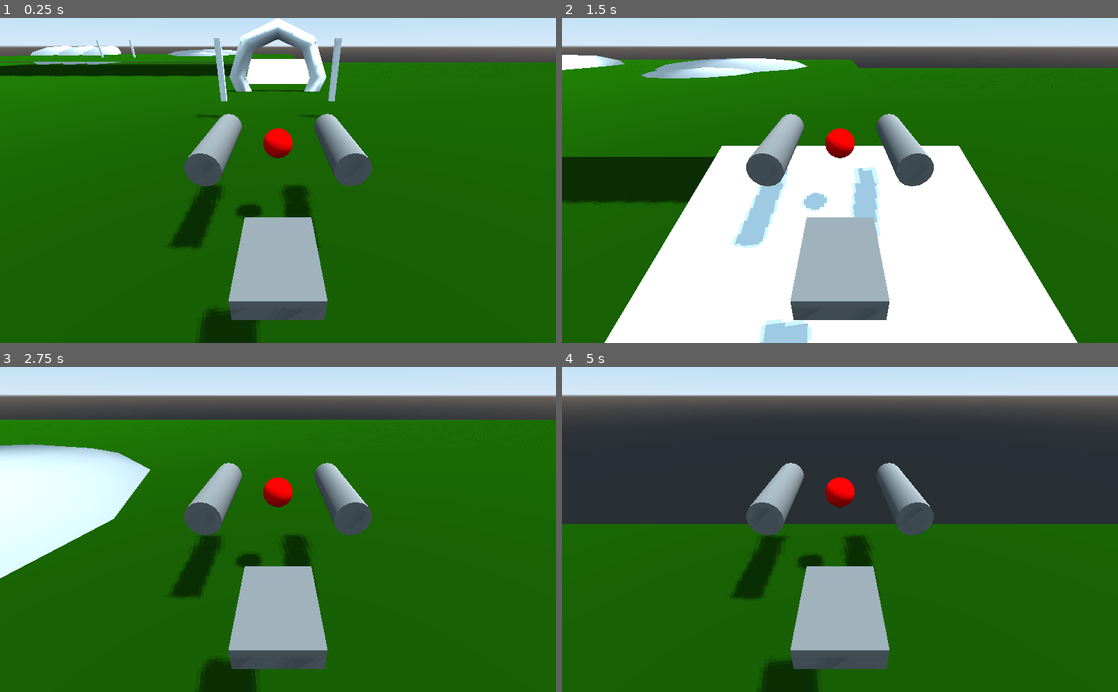
Above: before the commit, frames 1-4 (two rows, left to right).
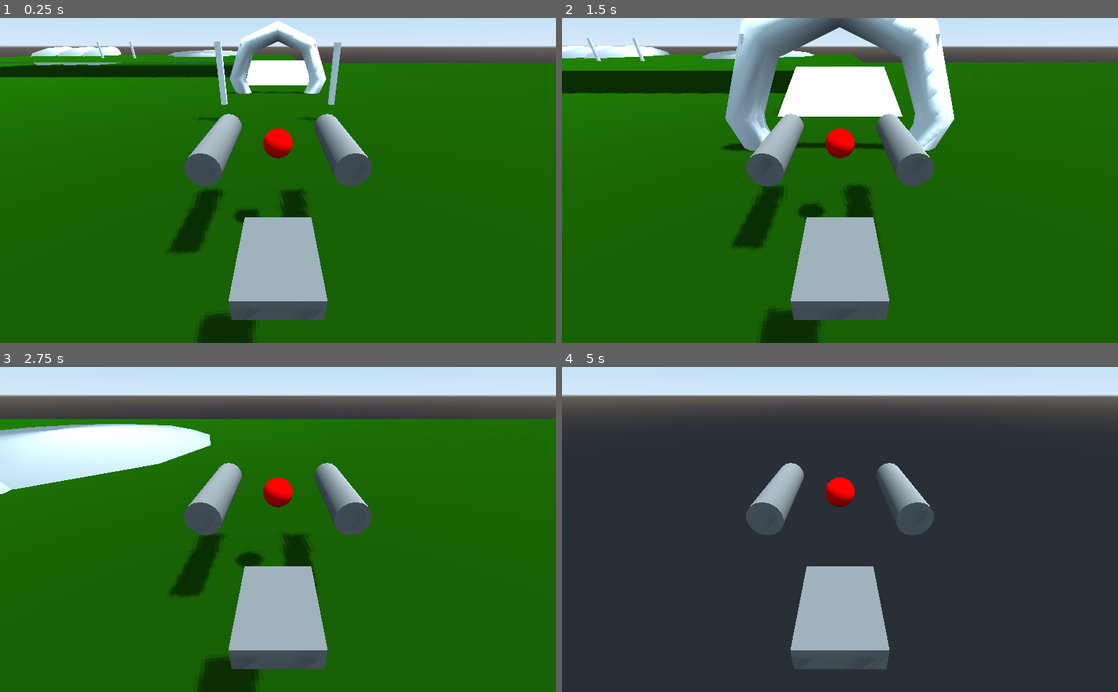
Above: after the commit, the same moments.

Repository: gamkedo-la/aero-junkers
Game: Godot game, scene res://Scenes/Main.tscn
The game is run twice, just before and just after one commit, with the same random seed, the same clock (stepped at 60 frames per second) and the same inputs.
Inputs (mouse positions are in pixels of both pictures, inside the frame that each line leads up to):
- Up to frame 1 (0.25 s): no input
- Up to frame 2 (1.5 s): move the mouse to (867, 180) at 0.52 s; press the mouse at (867, 180) at 0.53 s; hold W (accelerate) from 0.53 s (still down); move the mouse to (812, 180) at 1.27 s; release the mouse at (812, 180) at 1.28 s; click (812, 180) at 1.35 s
- Up to frame 3 (2.75 s): keep holding W (accelerate); move the mouse to (289, 523) at 2.02 s; press the mouse at (289, 523) at 2.03 s
- Up to frame 4 (5 s): keep holding W (accelerate); move the mouse to (834, 536) at 2.77 s; release the mouse at (834, 536) at 2.78 s; click (834, 536) at 2.85 s; move the mouse to (878, 532) at 3.52 s; press the mouse at (878, 532) at 3.53 s; move the mouse to (795, 526) at 4.27 s; release the mouse at (795, 526) at 4.28 s; click (795, 526) at 4.35 s

The runs differ from the first frame. In frame 1, 2.0% of the frame differs, in the area x 0-100%, y 0-100%; in frame 2, 51%; in frame 3, 9.2%; in frame 4, 47%.

Commit message:
added gradual acceleration and deceleration

Diff:
--- a/Scripts/aerojunker.gd
+++ b/Scripts/aerojunker.gd
@@ -1,47 +1,44 @@
 extends KinematicBody
 
-var speed = 3000 #units/second
-var altitude_adjust_speed = 30 #units/second
+var max_speed = 4000 #units/second
+var altitude_adjust_speed = 5 #units/second
+var acceleration = Vector3.ZERO
+var acceleration_direction = 0
 var velocity = Vector3.ZERO
 var target_altitude = Vector3.UP * 3
-
-var l_engine_height = 0
 
 func _ready():
 	if not CheckpointSingleton.is_connected("checkpoint_reached", self, "_player_reached_checkpoint"):
 		assert(CheckpointSingleton.connect("checkpoint_reached", self, "_player_reached_checkpoint") == OK)
-	pass
 
 func _physics_process(delta):
-	velocity = Vector3.ZERO
+
 	get_input(delta)
+	apply_acceleration(delta)
+
+	#change velocity from global to local orientation
+	velocity = global_transform.basis.orthonormalized().xform(velocity)
+
+	move_and_slide(velocity, Vector3.UP)
 	moveToTargetAltitude(delta)
-	velocity = move_and_slide(velocity, Vector3.UP)
-
-func _process(_delta):
-	pass
 
 func get_input(delta):
 	if Input.is_action_pressed("turn_left"):
-		turnLeft(delta)
+		rotate_y(0.2)
 	if Input.is_action_pressed("turn_right"):
-		turnRight(delta)
+		rotate_y(-0.2)
 	if Input.is_action_pressed("accelerate"):
-		moveForward(delta)
+		acceleration_direction = -1
 	if Input.is_action_pressed("reverse"):
-		moveBackward(delta)
+		acceleration_direction = 1
+	if Input.is_action_just_released("accelerate"):
+		acceleration_direction = 0
+	if Input.is_action_just_released("reverse"):
+		acceleration_direction = 0
 
-func moveForward(delta):
-	velocity -= transform.basis.z * speed * delta
-
-func moveBackward(delta):
-	velocity += transform.basis.z * speed * delta
-
-func turnLeft(_delta):
-	rotate_y(0.2)
-
-func turnRight(_delta):
-	rotate_y(-0.2)
+func apply_acceleration(delta):
+	acceleration.z += ((max_speed * acceleration_direction) - acceleration.z) * delta
+	velocity = acceleration * delta
 
 func moveToTargetAltitude(delta):
 	var target_position_y = ($RayCast_L_Engine.get_collision_point() + target_altitude).y
